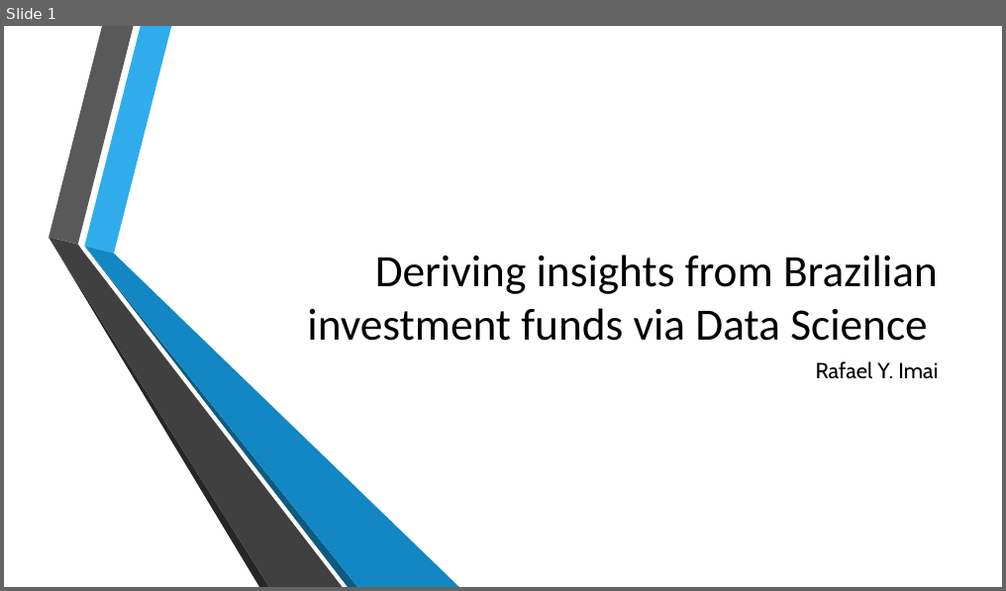
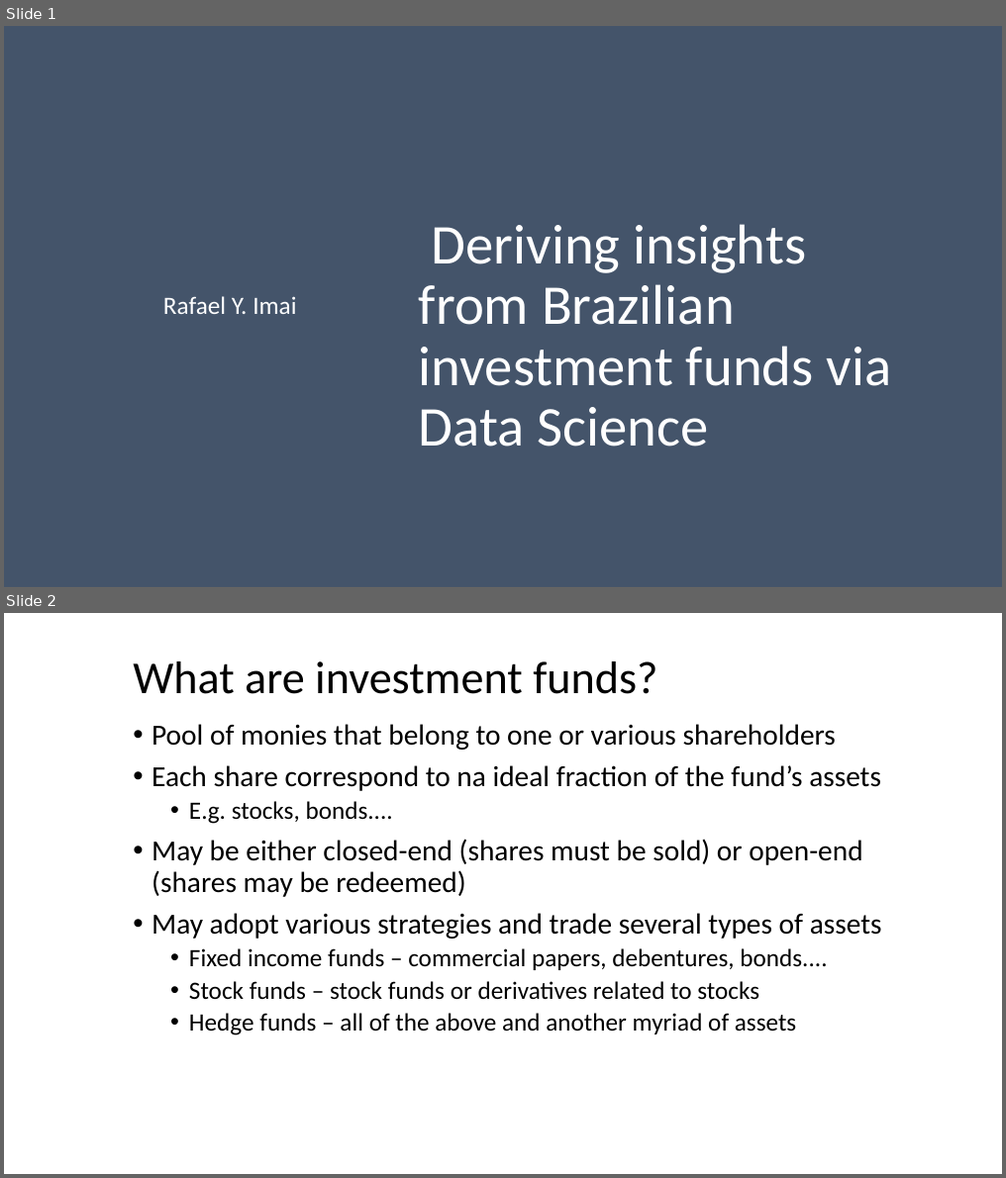
Before and after one commit to rafaelimai/ibmdscapstone, a slide deck: Presentation.pptx. Shown one above the other, each under a label of ours: slide 1 before the commit, slides 1 and 2 after it. The pictures are 1006x591 and 1006x1178 pixels, drawn with LibreOffice and Linux fonts; fonts in the diff are those of the drawing; background and template pictures are left out. Boxes give left, top, right and bottom in pixels: in the first picture for what was removed or moved away, otherwise in the second. Text is boxed around its words. In the diff, an @@ line names an element or a change of style, - is before the commit and + after.

```diff
--- a/Presentation.pptx
+++ b/Presentation.pptx
@@ slide 2 added at (x1=4, y1=613, x2=1002, y2=1174), background #FFFFFF @@
@@ title added at (x1=133, y1=662, x2=657, y2=694), 44 pt, text #000000 @@
+What are investment funds?
@@ text added at (x1=152, y1=724, x2=882, y2=1036), 28 pt, text #000000 @@
+• Pool of monies that belong to one or various shareholders
+• Each share correspond to na ideal fraction of the fund’s assets
+  • E.g. stocks, bonds....
+• May be either closed-end (shares must be sold) or open-end (shares may be redeemed)
+• May adopt various strategies and trade several types of assets
+  • Fixed income funds – commercial papers, debentures, bonds....
+  • Stock funds – stock funds or derivatives related to stocks
+  • Hedge funds – all of the above and another myriad of assets
@@ slide 1 changed as well @@
@@ background picture (left out) to #44546A @@
@@ subtitle "Rafael Y. Imai" moved from (x1=816, y1=362, x2=938, y2=379) to (x1=163, y1=296, x2=296, y2=314) @@
@@ subtitle "Rafael Y. Imai" at (x1=163, y1=296, x2=296, y2=314): size 21 to 24 pt, font Cabin to Calibri, text colour #000000 to #FFFFFF; alignment right to centre; line spacing 1 to 0.9; vertical alignment top to middle @@
@@ title "Deriving insights from Brazilian investment ..." moved from (x1=307, y1=255, x2=938, y2=341) to (x1=419, y1=224, x2=892, y2=447) @@
@@ title "Deriving insights from Brazilian investment ..." at (x1=419, y1=224, x2=892, y2=447): size 43.2 to 54 pt, text colour #000000 to #FFFFFF; alignment right to left; line spacing 1 to 0.9; vertical alignment bottom to middle @@
@@ group removed at (x1=49, y1=26, x2=460, y2=587): 6 freeform shapes @@
```
Also in this commit, not shown: 1 other slide changed, 18 other slides added, 1 slide removed.
